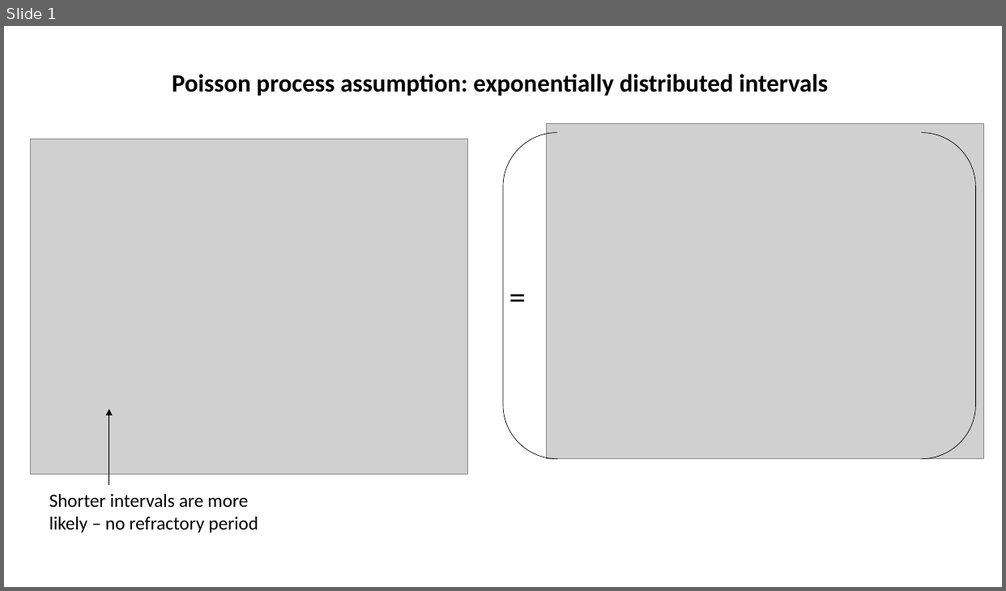
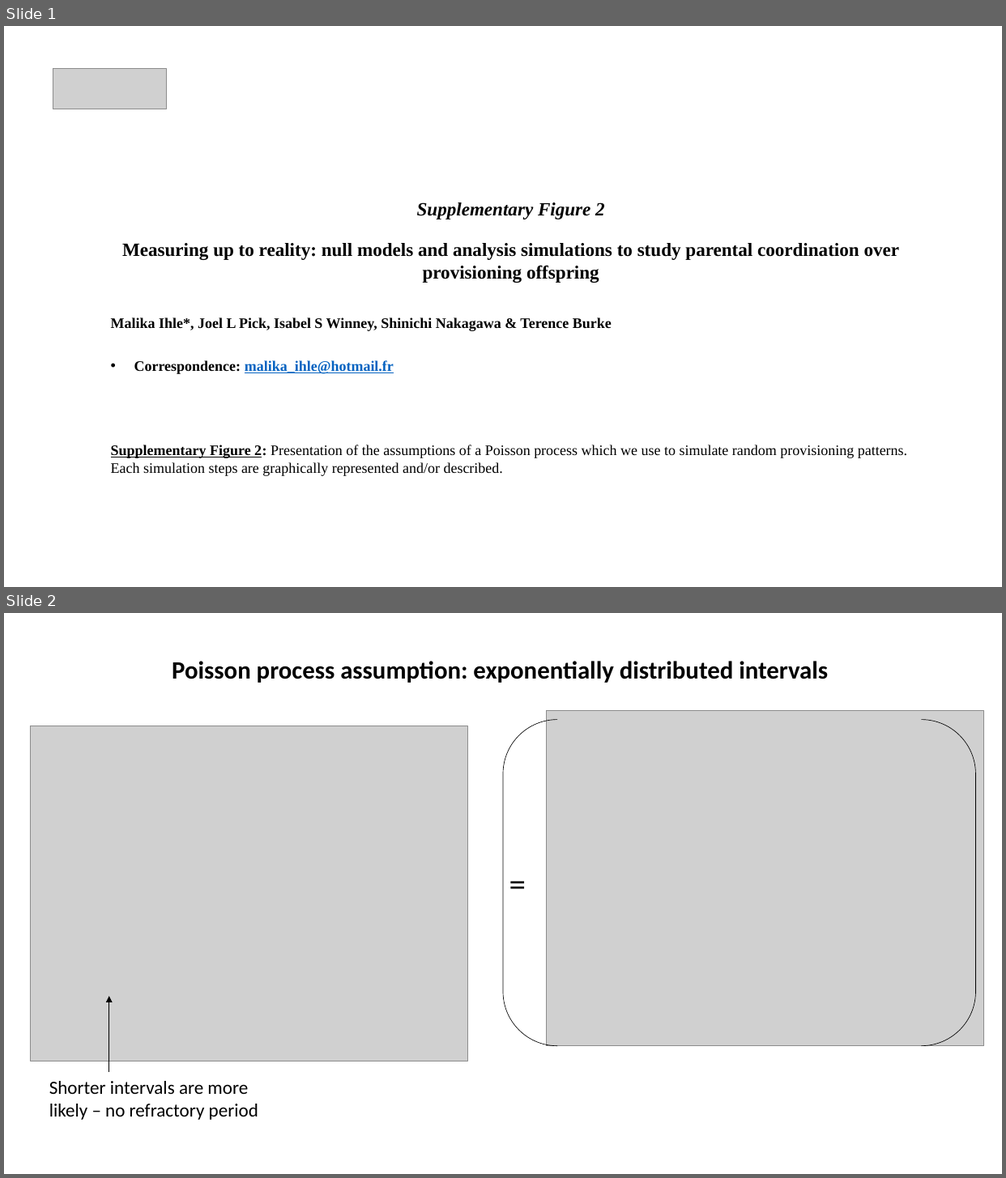
Before and after one commit to MalikaIhle/ProvisioningDataCombination, a slide deck: Figures&Rmd/supp figure 2.pptx. Shown one above the other, each under a label of ours: slide 1 before the commit, slides 1 and 2 after it. The pictures are 1006x591 and 1006x1178 pixels, drawn with LibreOffice and Linux fonts; fonts in the diff are those of the drawing; grey boxes stand for pictures. Boxes give left, top, right and bottom in pixels: in the first picture for what was removed or moved away, otherwise in the second. Text is boxed around its words. In the diff, an @@ line names an element or a change of style, - is before the commit and + after.

Commit message:
template from frontiers EE

```diff
--- a/Figures&Rmd/supp figure 2.pptx
+++ b/Figures&Rmd/supp figure 2.pptx
@@ slide 1 added at (4,26,1002,587), background #FFFFFF @@
@@ picture added at (53,69,167,109) @@
@@ text added at (111,203,907,476), 14 pt, text #000000, bold @@
+Supplementary Figure 2
+Measuring up to reality: null models and analysis simulations to study parental coordination over provisioning offspring
+Malika Ihle*, Joel L Pick, Isabel S Winney, Shinichi Nakagawa & Terence Burke
+• Correspondence: malika_ihle@hotmail.fr
+Supplementary Figure 2: Presentation of the assumptions of a Poisson process which we use to simulate random provisioning patterns. Each simulation steps are graphically represented and/or described.
@@ what was slide 1 is now slide 2 @@
```
